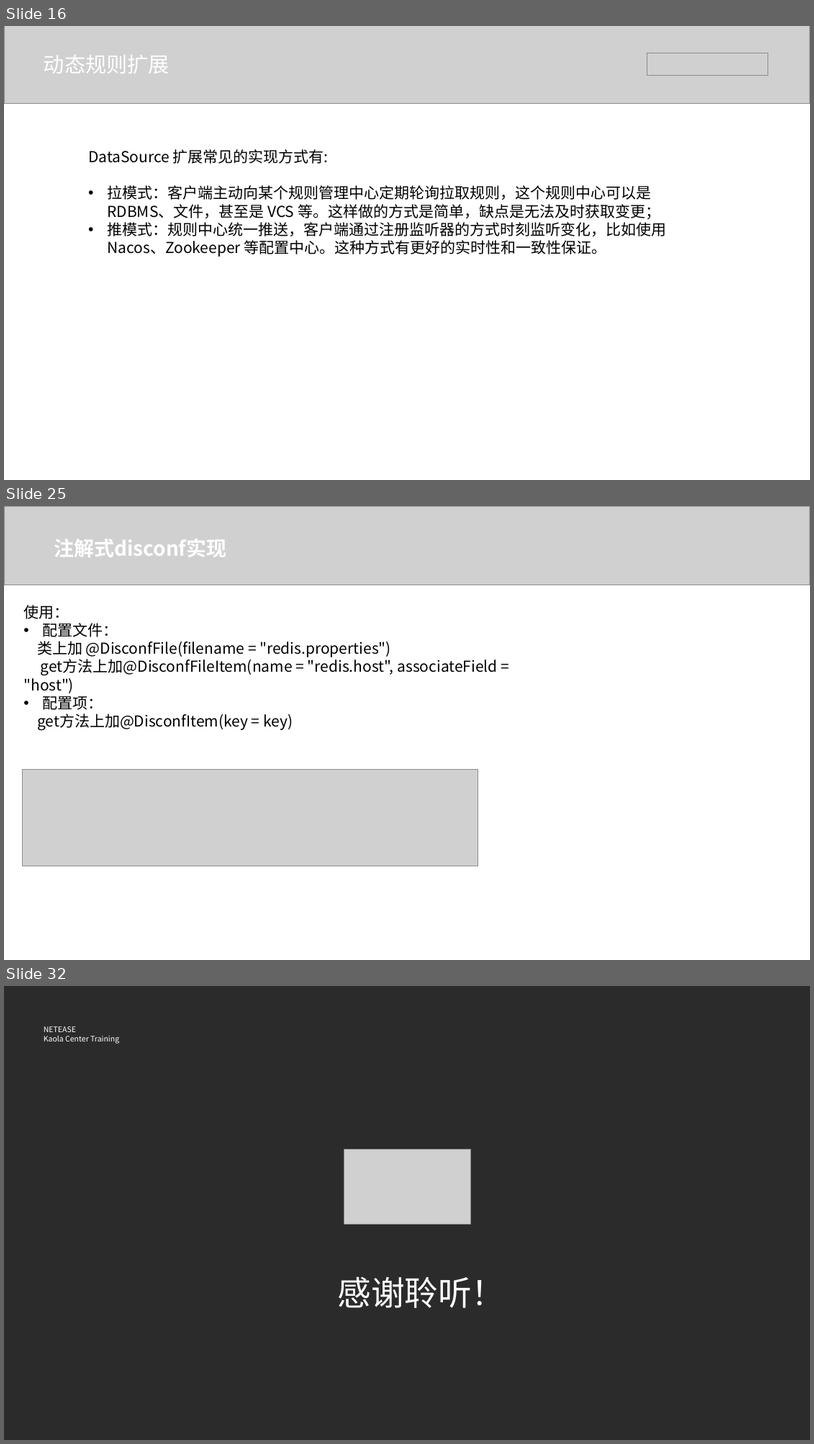
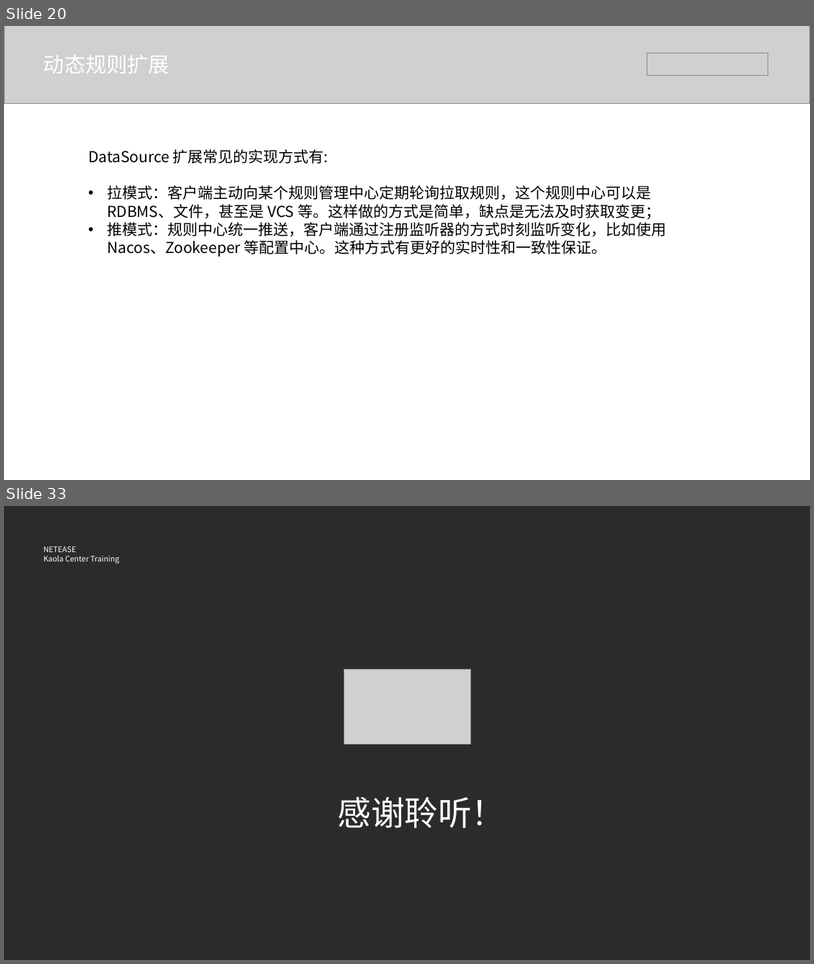
Before and after one commit to BraveMing/transfer-station, a slide deck: Sentinel基本原理.pptx. Shown one above the other, each under a label of ours: slides 16, 25 and 32 before the commit, slides 20 and 33 after it; the slides between them are not shown. The pictures are 814x1444 and 814x964 pixels, drawn with LibreOffice and Linux fonts; fonts in the diff are those of the drawing; grey boxes stand for pictures; background and template pictures are left out; a plain dark background stands for a picture behind light text. Boxes give left, top, right and bottom in pixels: in the first picture for what was removed or moved away, otherwise in the second. Text is boxed around its words. In the diff, an @@ line names an element or a change of style, - is before the commit and + after.

```diff
--- a/Sentinel基本原理.pptx
+++ b/Sentinel基本原理.pptx
@@ slide 25 removed at [4,506,810,960], background #FFFFFF @@
@@ picture removed at [4,506,810,585] @@
@@ text removed at [54,538,226,557] @@
-注解式disconf实现
@@ text removed at [23,605,497,730] @@
-使用：
-• 配置文件：
-类上加 @DisconfFile(filename = "redis.properties")
-get方法上加@DisconfFileItem(name = "redis.host", associateField = "host")
-• 配置项：
-get方法上加@DisconfItem(key = key)
@@ picture removed at [23,769,478,866] @@
@@ what was slide 16 is now slide 20 @@
@@ what was slide 32 is now slide 33 @@
```
Also in this commit, not shown: 5 slides changed, 14 slides added, 12 other slides removed, 1 other file.
